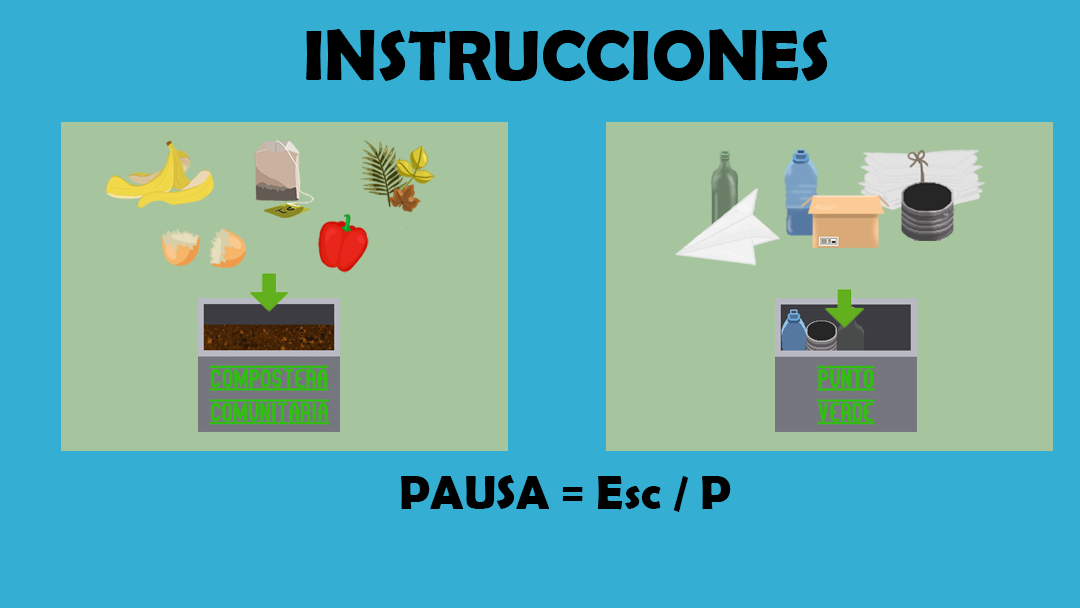
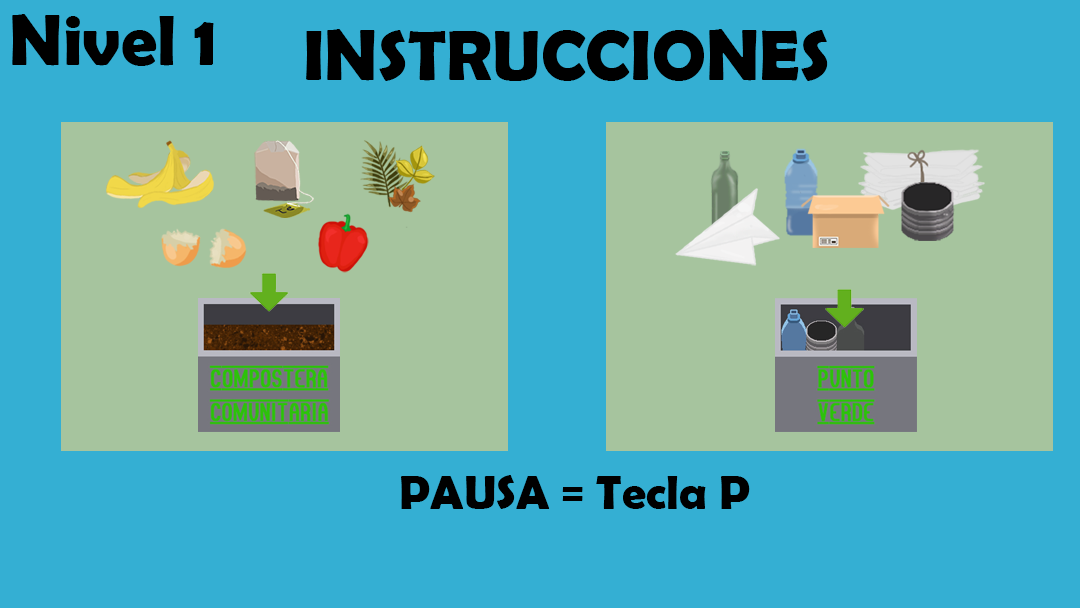
Before/after of a 1080 × 608 layered artwork. What changed in the layer stack:
added layer "Nivel 1" above "PAUSA = Tecla P" over [left=12, top=14, right=214, bottom=66]
renamed "PAUSA = Esc / P" to "PAUSA = Tecla P", painted on it over [left=596, top=476, right=750, bottom=512]
